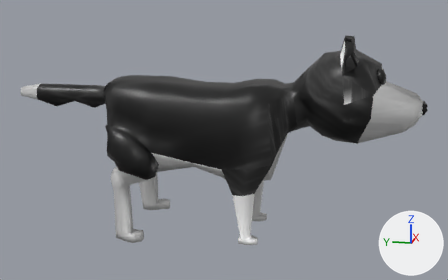
Two versions of the Blender file Assets/Custom Assets/Models/Background/dogVersion4.blend, one commit apart.
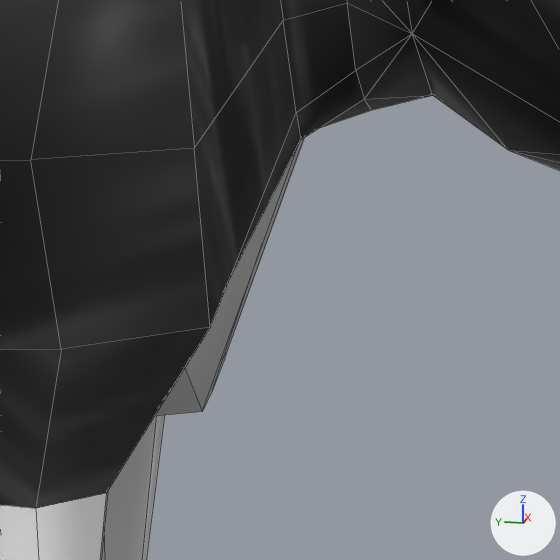
Each version is shown whole from a 50 mm camera at (-11.65, -2.83, 4.76) aimed at (0.02, -0.5, 1.84), then close up on the part from 53% to 74% of the width and 39% to 73% of the height. Arrows for +X, +Y and +Z are at lower right; the lights stay in place. The close-ups show mesh edges as thin lines.
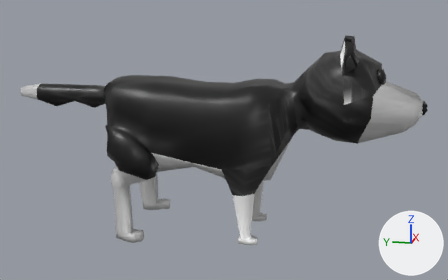
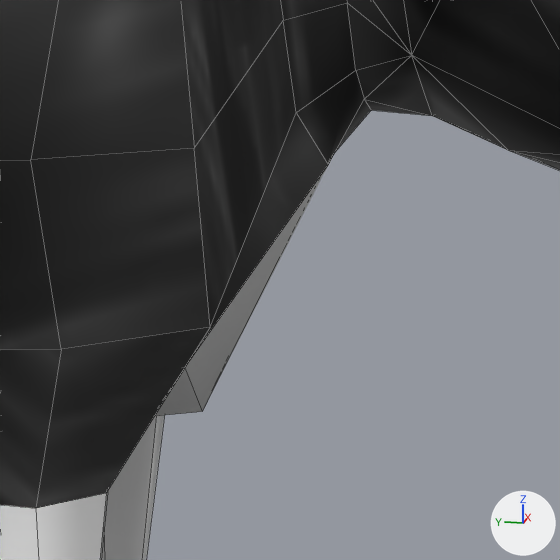
What changed in the scene script:
```text
Change me_cube:
    where me_cube.from_pydata(...)  # 655 vertices, 738 faces; spans x -1.12..1.12, y -4.28..3.72, z 0.0..3.87
    used by ob_cube; location = (0.0, 0.0, 0.0)
    before: 20 (0.35, -1.78, 2.11), 127 (0.29, -1.77, 2.12), 236 (0.0, -1.77, 2.14), 240 (-0.35, -1.78, 2.11) at pixel (300, 139), 355 (-0.29, -1.77, 2.12)
    before: 460 (0.49, -2.12, 2.5), 554 (0.0, -2.16, 2.2) at pixel (432, 95), 558 (-0.49, -2.12, 2.5) at pixel (412, 33)
    me_cube part 1
    add for i in [20, 127, 236, 240, 355]: me_cube.vertices[i].co += Vector((0.0, -0.09, -0.08))
    add for i in [460, 554, 558]: me_cube.vertices[i].co += Vector((0.0, 0.0, -0.07))
```

Boxes (x1, y1, x2, y2) around the edits, measured in the close-ups (560 x 560 px; the box of a moved part takes in the faces that stretch with it):
part 1 of me_cube, moved or reshaped
    both: (185, 0, 560, 411)
